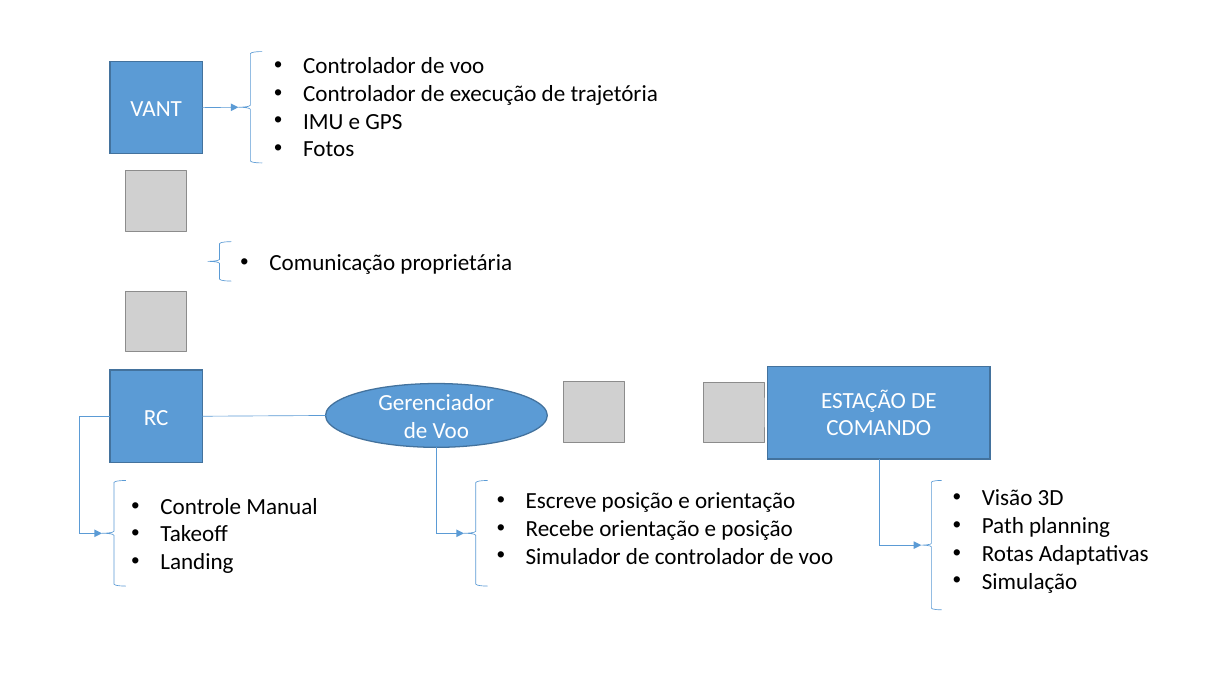
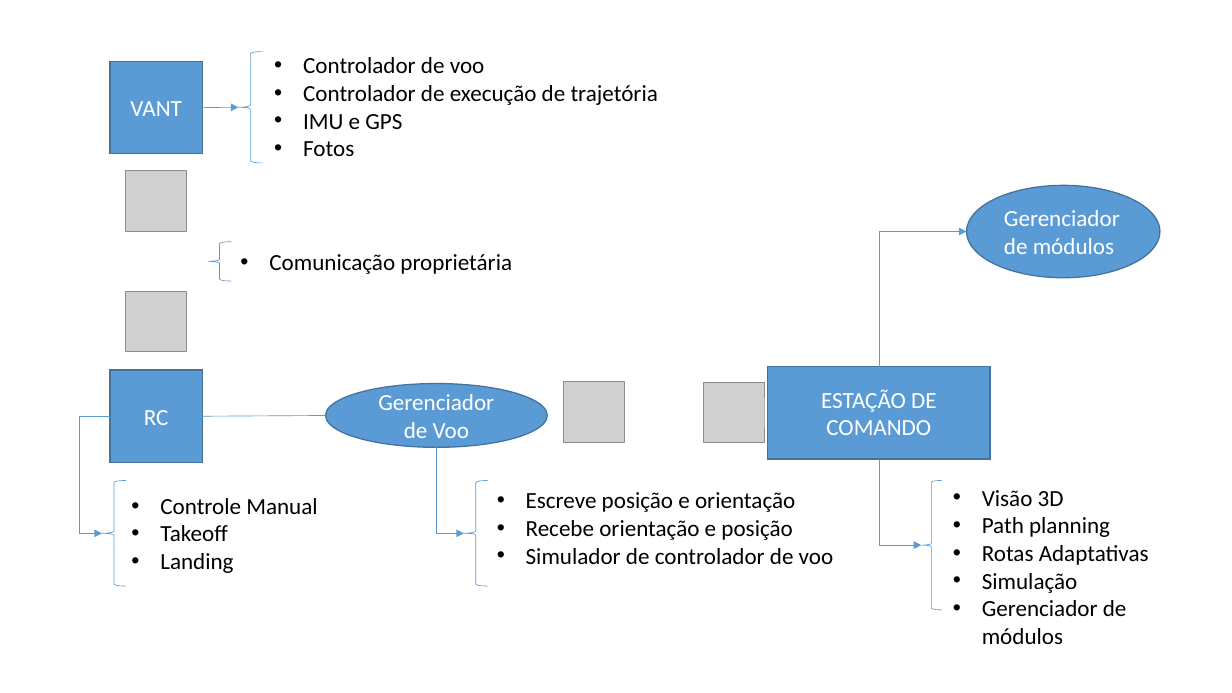
Before and after one commit to matheuskraemer/pfc, a slide deck: slide 1 of doc/diagramas/conceitual/Conceitual.pptx. Drawn at 1232x693 pixels with LibreOffice and Linux fonts; fonts in the diff are those of the drawing; grey boxes stand for pictures. Boxes give left, top, right and bottom in pixels: in the first picture for what was removed or moved away, otherwise in the second. Text is boxed around its words. In the diff, an @@ line names an element or a change of style, - is before the commit and + after.

```diff
--- a/doc/diagramas/conceitual/Conceitual.pptx
+++ b/doc/diagramas/conceitual/Conceitual.pptx
@@ ellipse added at [967,186,1160,278], fill #5B9BD5, outline #43739E 1 pt, 18 pt, text #FFFFFF @@
+Gerenciador de módulos
@@ elbow arrow added from (879, 367) to (967, 232), #5B9BD5 0.5 pt @@
@@ text at [982,600,1127,644]: paragraph added @@
+• Gerenciador de módulos
```
Also in this commit, not shown: 6 other files.
